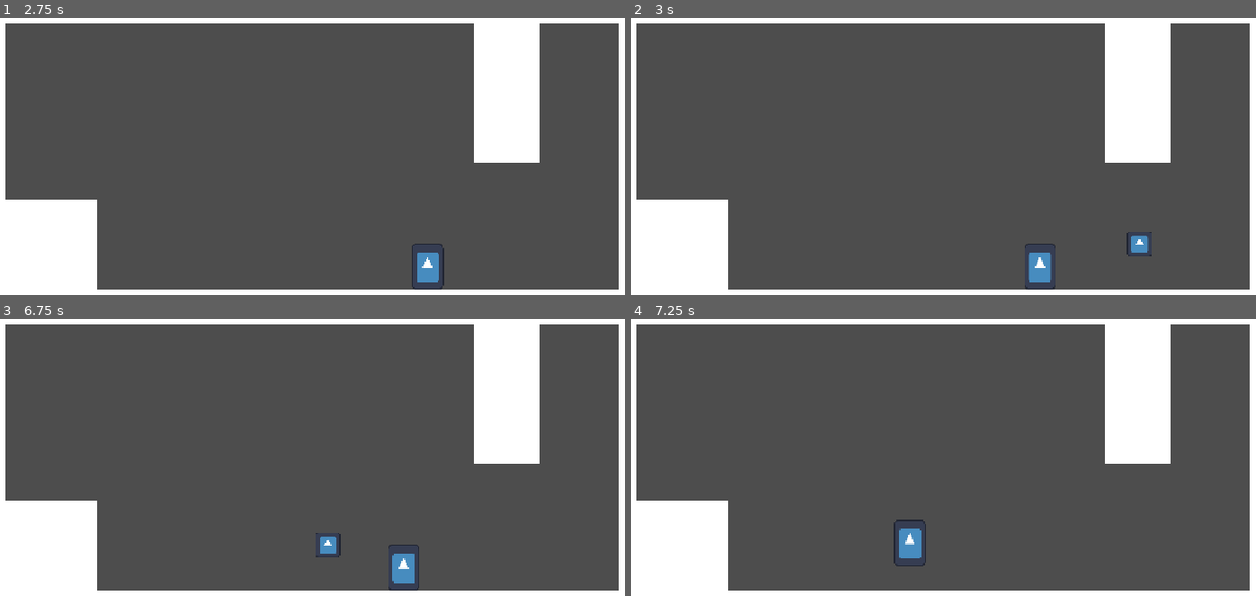
Above: before the commit, frames 1-4 (two rows, left to right).
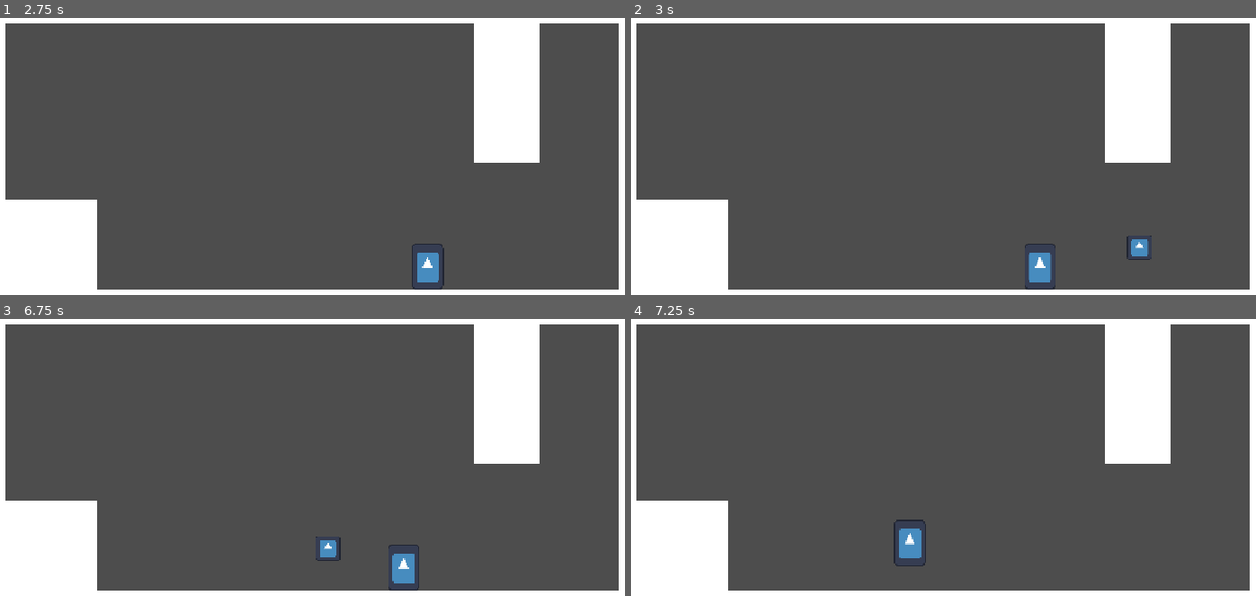
Above: after the commit, the same moments.

Repository: nilstop/SnowmanGame
Game: Godot game, scene res://stage.tscn
Two runs of this game, one before a commit and one after it. Both use one fixed random seed, a clock stepped at 60 frames per second and the inputs below. The engine's default icon, where the game draws it, is replaced by a stand-in: a white triangle on a blue panel in a dark square.
Inputs:
- Up to frame 1 (2.75 s): tap Enter at 0.5 s; hold Right (right) 0.53-2.03 s; tap A (ice) at 0.6, 1.55, 2.1 s; tap Z (jump) at 0.77, 1.52 s; tap Space (water) at 0.8, 1.35, 2.3 s; hold Left (left) from 2.03 s (still down)
- Up to frame 2 (3 s): release Left (left) at 2.78 s; hold Right (right) from 2.78 s (still down); tap X (shoot) at 2.85 s
- Up to frame 3 (6.75 s): tap Z (jump) at 3.02, 3.77, 4.52, 6.02 s; tap A (ice) at 3.05, 4.35, 5.85 s; tap Space (water) at 3.6, 5.1 s; release Right (right) at 4.28 s; hold Left (left) 4.28-5.03 s; hold Right (right) 5.03-5.78 s; hold Left (left) from 5.78 s (still down); tap X (shoot) at 6.6 s
- Up to frame 4 (7.25 s): keep holding Left (left); tap Z (jump) at 6.77 s; tap Space (water) at 6.8 s

Frame 1 is identical in both runs. In frame 2, 0.1% of the frame differs, in the area x 79-84%, y 77-88%; in frame 3, 0.1%; in frame 4, nothing differs.

Commit message:
started working on icecube grounpound ability

Diff:
--- a/snowball.gd
+++ b/snowball.gd
@@ -5,7 +5,7 @@
 var direction: Vector2
 
 
-const GRAVITY = 0.7
+const GRAVITY = 0.9
 const SPEED = 24.0
 const START_UP_VELOCITY = -8.0
 
@@ -14,6 +14,8 @@
 	velocity = direction * SPEED
 	if velocity.normalized().y >= 0:
 		velocity += Vector2(0,START_UP_VELOCITY)
+	if velocity.normalized().y == -1:
+		velocity -= Vector2(0,START_UP_VELOCITY * 0.5)
 
 func _physics_process(delta: float) -> void:
 	# Set velocity and move
--- a/snowman.gd
+++ b/snowman.gd
@@ -3,7 +3,10 @@
 @onready var sprite: Sprite2D = $Sprite2D
 @onready var snowman_shape: CollisionShape2D = $SnowmanShape
 @onready var water_shape: CollisionShape2D = $WaterShape
+@onready var ice_cube_shape: CollisionShape2D = $IceCubeShape
+@onready var ice_cube_drop_shape: CollisionShape2D = $IceCubeDropShape
 @onready var water_environment_area: Area2D = $WaterEnvironmentArea
+@onready var ice_cube_drop_timer: Timer = $IceCubeDropTimer
 
 enum States {Snow, Water, Ice, Steam}
 
@@ -15,19 +18,31 @@
 var latest_water_slide: String
 var latest_water_normal: Vector2
 
+# Sprite sizes
 const PLACEHOLDER_SNOWMAN_SIZE = Vector2(0.4, 0.578)
 const PLACEHOLDER_WATER_SIZE = Vector2(0.2, 0.2)
+const PLACEHOLDER_ICECUBE_SIZE = Vector2(0.672, 0.672)
+
+# Shape Sizes
+const ICSHAPE_GROUND_SIZE = Vector2()
+const ICSHAPE_AIR_SIZE = Vector2()
+const ICSHAPE_DROP_SIZE = Vector2()
 const SPEED = 400.0
+
+# Velocities
 const WATER_SPEED = 660.0
 const JUMP_VELOCITY = -650.0
 const ACCELERATION = 0.1
 const DECELERATION = 0.2
 const GRAVITY = 1200
 const RELEASE_VELOCITY = -350.0
+const ICE_DROP_VELOCITY = 1300.0
 
 func set_state(new_state):
 	water_shape.disabled = true
 	snowman_shape.disabled = true
+	ice_cube_shape.disabled = true
+	ice_cube_drop_shape.disabled = true
 
 	if new_state == States.Water:
 
@@ -39,8 +54,15 @@
 	if new_state == States.Snow:
 
 		snowman_shape.disabled = false
+		sprite.scale = PLACEHOLDER_SNOWMAN_SIZE
 
-		sprite.scale = PLACEHOLDER_SNOWMAN_SIZE
+	if new_state == States.Ice:
+
+		velocity = Vector2.ZERO
+		ice_cube_shape.disabled = false
+		sprite.scale = PLACEHOLDER_ICECUBE_SIZE
+		ice_cube_drop_timer.start()
+
 
 	state = new_state
 
@@ -65,7 +87,8 @@
 		else:
 			velocity.x = lerp(velocity.x, 0.0, DECELERATION)
 	#endregion
-	#region water
+	#region Water
+
 	if state == States.Water:
 
 		var x_dir = Input.get_axis("left", "right")
@@ -109,6 +132,14 @@
 					move_and_collide(Vector2(x_dir, -1) * 10)
 					move_and_collide(Vector2(-x_dir, -1) * 20)
 	#endregion
+	#region Icecube
+	if state == States.Ice:
+		if is_on_floor():
+			sprite.scale.x = lerp(sprite.scale.x, 1.3, 0.8)
+			sprite.scale.y = lerp(sprite.scale.y, 0.5, 0.8)
+
+
+	#endregion
 	move_and_slide()
 
 func _process(_delta: float) -> void:
@@ -117,6 +148,8 @@
 			inst_snowball(snowball)
 		if Input.is_action_just_pressed("water") and is_on_floor():
 			set_state(States.Water)
+		if Input.is_action_just_pressed("ice") and Input.is_action_pressed("down"):
+			set_state(States.Ice)
 	if state == States.Water:
 		if Input.is_action_just_released("water"):
 			set_state(States.Snow)
@@ -138,3 +171,12 @@
 		facing = Vector2.RIGHT
 	if direction == -1:
 		facing = Vector2.LEFT
+
+func _on_ice_cube_drop_timer_timeout() -> void:
+	ice_drop()
+
+func ice_drop():
+	ice_cube_shape.disabled = true
+	ice_cube_drop_shape.disabled = false
+	sprite.scale = Vector2(PLACEHOLDER_ICECUBE_SIZE.x * 0.8, PLACEHOLDER_ICECUBE_SIZE.y * 1.2)
+	velocity = Vector2.DOWN * ICE_DROP_VELOCITY
--- a/snowman.tscn
+++ b/snowman.tscn
@@ -4,36 +4,54 @@
 [ext_resource type="Script" uid="uid://d3vqimghd6v3w" path="res://snowman.gd" id="1_nxjs2"]
 [ext_resource type="PackedScene" uid="uid://bc6pnkwxpuubo" path="res://snowball.tscn" id="2_shg61"]
 
+[sub_resource type="RectangleShape2D" id="RectangleShape2D_26ndh"]
+size = Vector2(78, 78)
+
+[sub_resource type="RectangleShape2D" id="RectangleShape2D_nc2e1"]
+size = Vector2(60, 98)
+
 [sub_resource type="CapsuleShape2D" id="CapsuleShape2D_shg61"]
 radius = 25.0
 height = 74.0
 
+[sub_resource type="RectangleShape2D" id="RectangleShape2D_shg61"]
+size = Vector2(36, 36)
+
 [sub_resource type="CircleShape2D" id="CircleShape2D_shg61"]
 radius = 13.0
-
-[sub_resource type="RectangleShape2D" id="RectangleShape2D_shg61"]
-size = Vector2(36, 36)
 
 [node name="Snowman" type="CharacterBody2D" unique_id=1185700769]
 collision_layer = 2
 script = ExtResource("1_nxjs2")
 snowball = ExtResource("2_shg61")
 
+[node name="IceSprite" type="Sprite2D" parent="." unique_id=1713471180]
+visible = false
+scale = Vector2(0.67187494, 0.671875)
+texture = ExtResource("1_mklb1")
+
 [node name="Sprite2D" type="Sprite2D" parent="." unique_id=1898173533]
 scale = Vector2(0.40625, 0.578125)
 texture = ExtResource("1_mklb1")
 
-[node name="Sprite2D2" type="Sprite2D" parent="." unique_id=97363000]
+[node name="WaterSprite" type="Sprite2D" parent="." unique_id=97363000]
 visible = false
 scale = Vector2(0.2, 0.2)
 texture = ExtResource("1_mklb1")
 
+[node name="IceCubeShape" type="CollisionShape2D" parent="." unique_id=198182560]
+shape = SubResource("RectangleShape2D_26ndh")
+disabled = true
+debug_color = Color(0.3019608, 1, 1, 0.41960785)
+
+[node name="IceCubeDropShape" type="CollisionShape2D" parent="." unique_id=964646355]
+shape = SubResource("RectangleShape2D_nc2e1")
+disabled = true
+debug_color = Color(0.3019608, 1, 1, 0.41960785)
+
 [node name="SnowmanShape" type="CollisionShape2D" parent="." unique_id=988651513]
 shape = SubResource("CapsuleShape2D_shg61")
 debug_color = Color(1, 1, 1, 0.41960785)
-
-[node name="WaterShape" type="CollisionShape2D" parent="." unique_id=583217735]
-shape = SubResource("CircleShape2D_shg61")
 
 [node name="WaterEnvironmentArea" type="Area2D" parent="." unique_id=1911178668]
 collision_layer = 0
@@ -41,3 +59,13 @@
 [node name="CollisionShape2D" type="CollisionShape2D" parent="WaterEnvironmentArea" unique_id=1249891069]
 shape = SubResource("RectangleShape2D_shg61")
 debug_color = Color(0.8509804, 0.6, 0.69803923, 0.41960785)
+
+[node name="WaterShape" type="CollisionShape2D" parent="." unique_id=583217735]
+shape = SubResource("CircleShape2D_shg61")
+disabled = true
+
+[node name="IceCubeDropTimer" type="Timer" parent="." unique_id=1792794386]
+wait_time = 0.28
+one_shot = true
+
+[connection signal="timeout" from="IceCubeDropTimer" to="." method="_on_ice_cube_drop_timer_timeout"]
